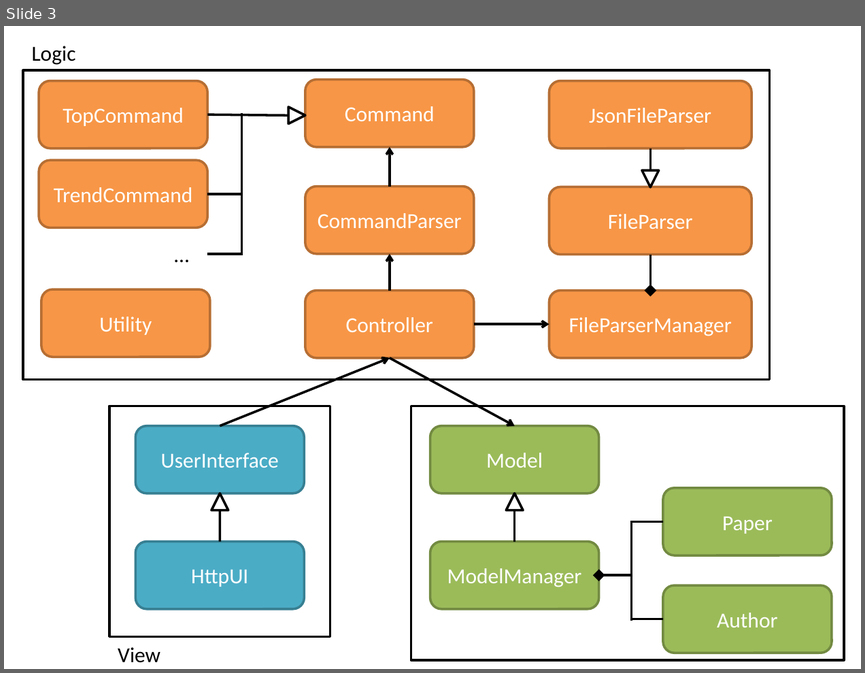
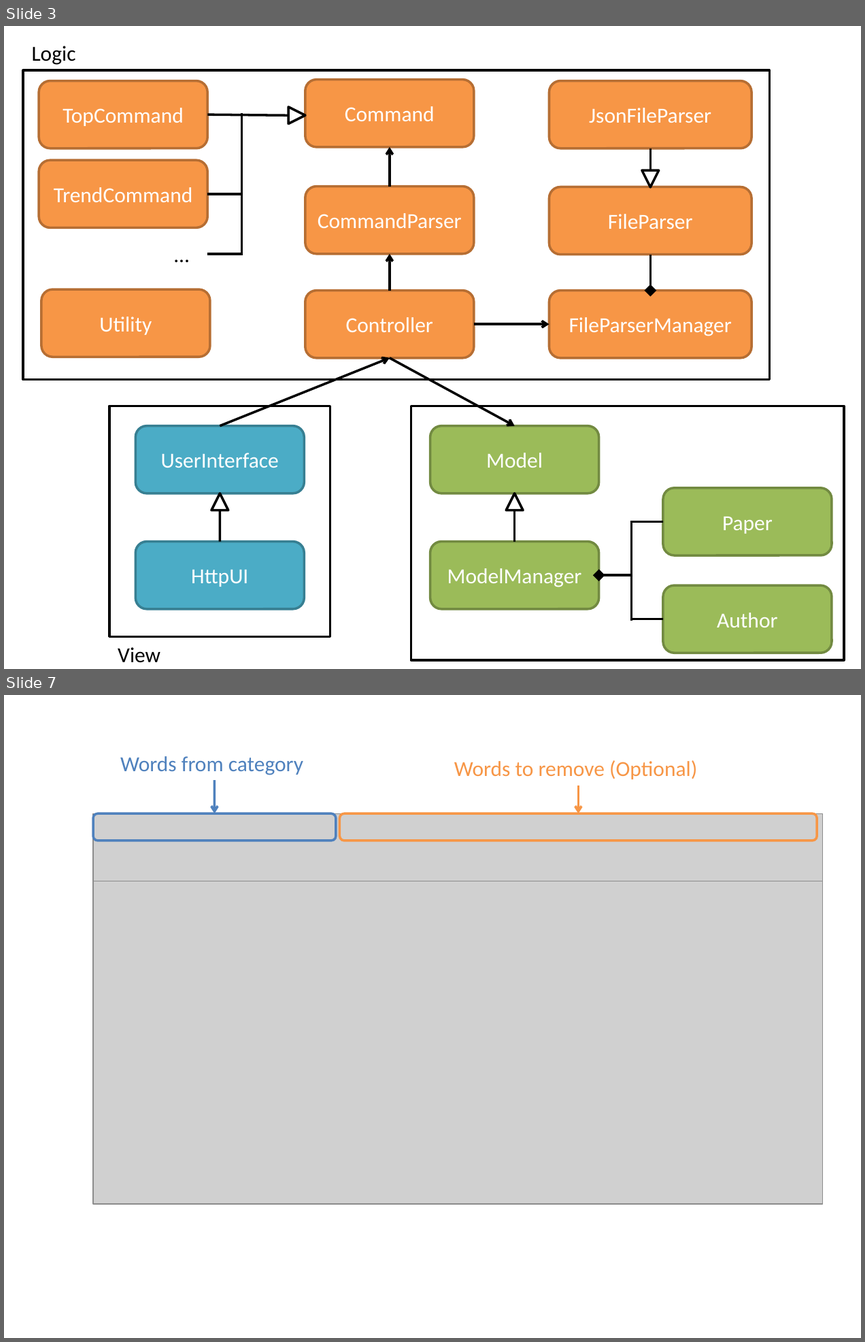
Before and after one commit to IanTeo/cs3219-Project, a slide deck: docs/Diagrams.pptx. Shown one above the other, each under a label of ours: slide 3 before the commit, slides 3 and 7 after it; the slides between them are not shown. The pictures are 865x673 and 865x1342 pixels, drawn with LibreOffice and Linux fonts; fonts in the diff are those of the drawing; grey boxes stand for pictures. Boxes give left, top, right and bottom in pixels: in the first picture for what was removed or moved away, otherwise in the second. Text is boxed around its words. In the diff, an @@ line names an element or a change of style, - is before the commit and + after.

```diff
--- a/docs/Diagrams.pptx
+++ b/docs/Diagrams.pptx
@@ slide 7 added at box(4, 695, 861, 1338), background #FFFFFF @@
@@ group added at box(93, 756, 822, 1203): 2 pictures, 2 arrows, 2 rounded rectangles, 2 texts @@
+Words to remove (Optional)
+Words from category
```
Also in this commit, not shown: 3 other slides added, 5 other files.
